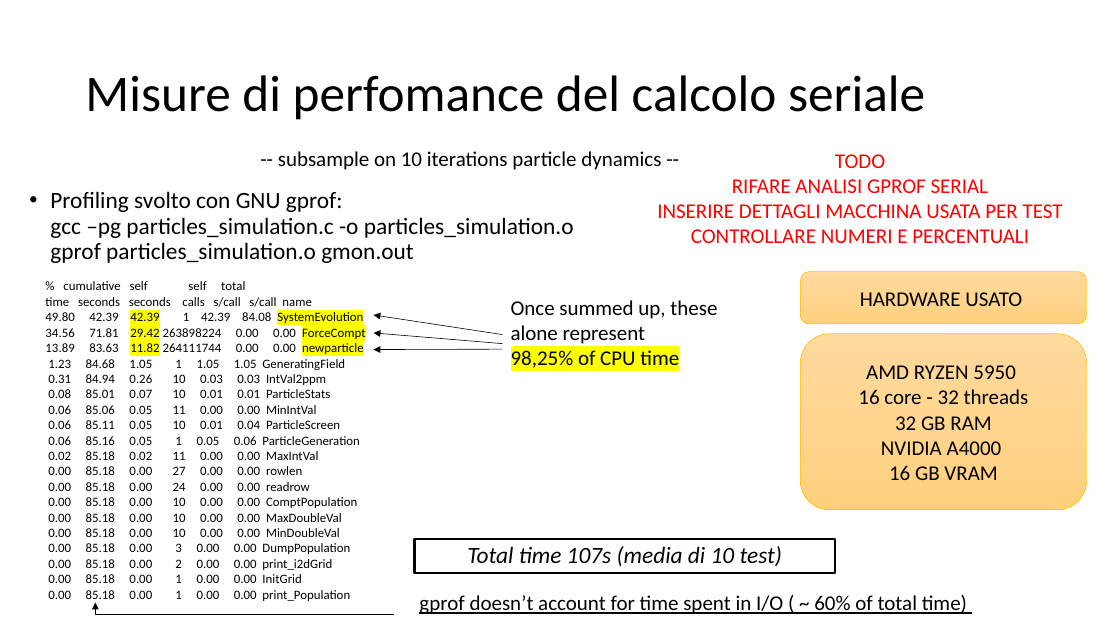
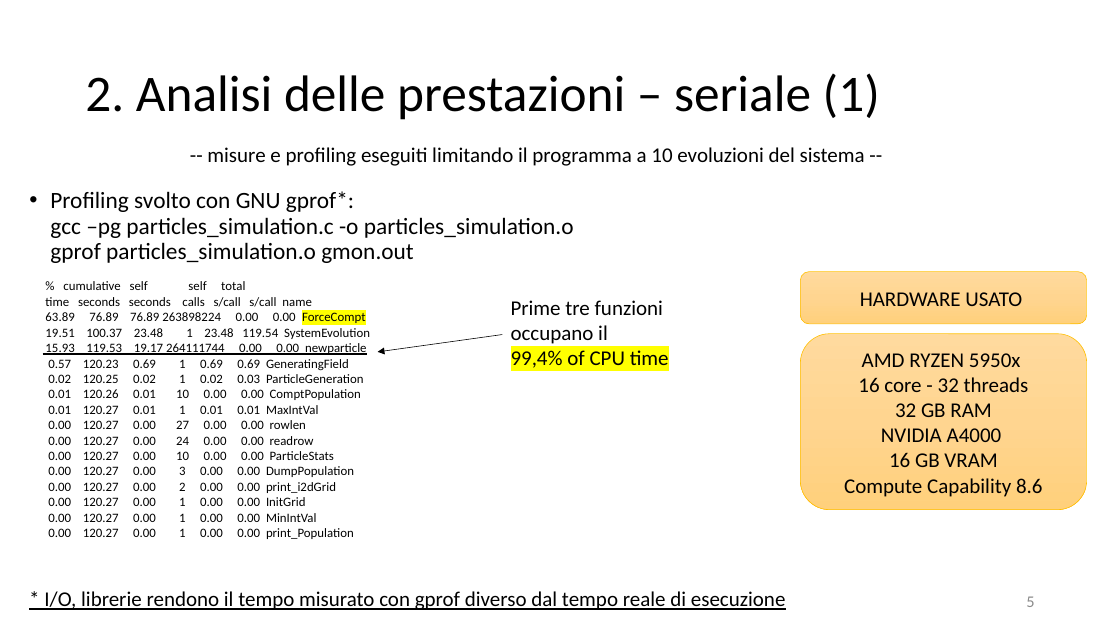
Before and after one commit to piepor/particles-simulation-parallel, a slide deck: slide 5 of presentazione/presentazione.pptx. Drawn at 1120x630 pixels with LibreOffice and Linux fonts; fonts in the diff are those of the drawing. Boxes give left, top, right and bottom in pixels: in the first picture for what was removed or moved away, otherwise in the second. Text is boxed around its words. In the diff, an @@ line names an element or a change of style, - is before the commit and + after.

Commit message:
presentazione

```diff
--- a/presentazione/presentazione.pptx
+++ b/presentazione/presentazione.pptx
@@ title at bbox=[85, 73, 880, 120]: text changed @@
-Misure di perfomance del calcolo seriale
+2. Analisi delle prestazioni – seriale (1)
@@ text at bbox=[207, 147, 865, 166]: text changed @@
--- subsample on 10 iterations particle dynamics --
+-- misure e profiling eseguiti limitando il programma a 10 evoluzioni del sistema --
@@ text removed at bbox=[657, 154, 1063, 243] @@
-TODO
-RIFARE ANALISI GPROF SERIAL
-INSERIRE DETTAGLI MACCHINA USATA PER TEST
-CONTROLLARE NUMERI E PERCENTUALI
@@ text at bbox=[50, 191, 574, 263]: text changed @@
-• Profiling svolto con GNU gprof:
-  gcc –pg particles_simulation.c -o particles_simulation.o
-  gprof particles_simulation.o gmon.out
+• Profiling svolto con GNU gprof*:
+  gcc –pg particles_simulation.c -o particles_simulation.o
+  gprof particles_simulation.o gmon.out
@@ text at bbox=[45, 312, 370, 539]: text changed @@
-49.80 42.39 42.39 1 42.39 84.08 SystemEvolution
-34.56 71.81 29.42 263898224 0.00 0.00 ForceCompt
-13.89 83.63 11.82 264111744 0.00 0.00 newparticle
-1.23 84.68 1.05 1 1.05 1.05 GeneratingField
-0.31 84.94 0.26 10 0.03 0.03 IntVal2ppm
-0.08 85.01 0.07 10 0.01 0.01 ParticleStats
-0.06 85.06 0.05 11 0.00 0.00 MinIntVal
-0.06 85.11 0.05 10 0.01 0.04 ParticleScreen
-0.06 85.16 0.05 1 0.05 0.06 ParticleGeneration
-0.02 85.18 0.02 11 0.00 0.00 MaxIntVal
-0.00 85.18 0.00 27 0.00 0.00 rowlen
-0.00 85.18 0.00 24 0.00 0.00 readrow
-0.00 85.18 0.00 10 0.00 0.00 ComptPopulation
-0.00 85.18 0.00 10 0.00 0.00 MaxDoubleVal
-0.00 85.18 0.00 10 0.00 0.00 MinDoubleVal
-0.00 85.18 0.00 3 0.00 0.00 DumpPopulation
-0.00 85.18 0.00 2 0.00 0.00 print_i2dGrid
-0.00 85.18 0.00 1 0.00 0.00 InitGrid
-0.00 85.18 0.00 1 0.00 0.00 print_Population
+63.89 76.89 76.89 263898224 0.00 0.00 ForceCompt
+19.51 100.37 23.48 1 23.48 119.54 SystemEvolution
+15.93 119.53 19.17 264111744 0.00 0.00 newparticle
+0.57 120.23 0.69 1 0.69 0.69 GeneratingField
+0.02 120.25 0.02 1 0.02 0.03 ParticleGeneration
+0.01 120.26 0.01 10 0.00 0.00 ComptPopulation
+0.01 120.27 0.01 1 0.01 0.01 MaxIntVal
+0.00 120.27 0.00 27 0.00 0.00 rowlen
+0.00 120.27 0.00 24 0.00 0.00 readrow
+0.00 120.27 0.00 10 0.00 0.00 ParticleStats
+0.00 120.27 0.00 3 0.00 0.00 DumpPopulation
+0.00 120.27 0.00 2 0.00 0.00 print_i2dGrid
+0.00 120.27 0.00 1 0.00 0.00 InitGrid
+0.00 120.27 0.00 1 0.00 0.00 MinIntVal
+0.00 120.27 0.00 1 0.00 0.00 print_Population
@@ text at bbox=[511, 300, 669, 372]: text changed @@
-Once summed up, these alone represent
-98,25% of CPU time
+Prime tre funzioni occupano il
+99,4% of CPU time
@@ arrow removed from (502, 344) to (374, 333) @@
@@ arrow removed from (502, 350) to (374, 350) @@
@@ arrow moved from (502, 334) - (374, 315) to (502, 334) - (377, 352) @@
@@ text in rounded rectangle at bbox=[862, 353, 1021, 367]: text changed @@
-AMD RYZEN 5950
+AMD RYZEN 5950x
@@ text in rounded rectangle at bbox=[844, 478, 1043, 497]: paragraph added @@
+Compute Capability 8.6
@@ rectangle removed at bbox=[415, 539, 836, 573] @@
-Total time 107s (media di 10 test)
@@ text at bbox=[44, 591, 786, 610]: text changed @@
-gprof doesn’t account for time spent in I/O ( ~ 60% of total time)
+* I/O, librerie rendono il tempo misurato con gprof diverso dal tempo reale di esecuzione
@@ page number added at bbox=[1026, 596, 1034, 607], 14 pt, text #8C8C8C @@
+5
@@ elbow arrow removed from (394, 615) to (95, 602) @@
```
Also in this commit, not shown: 16 other slides changed, 3 slides added, 4 other files.
